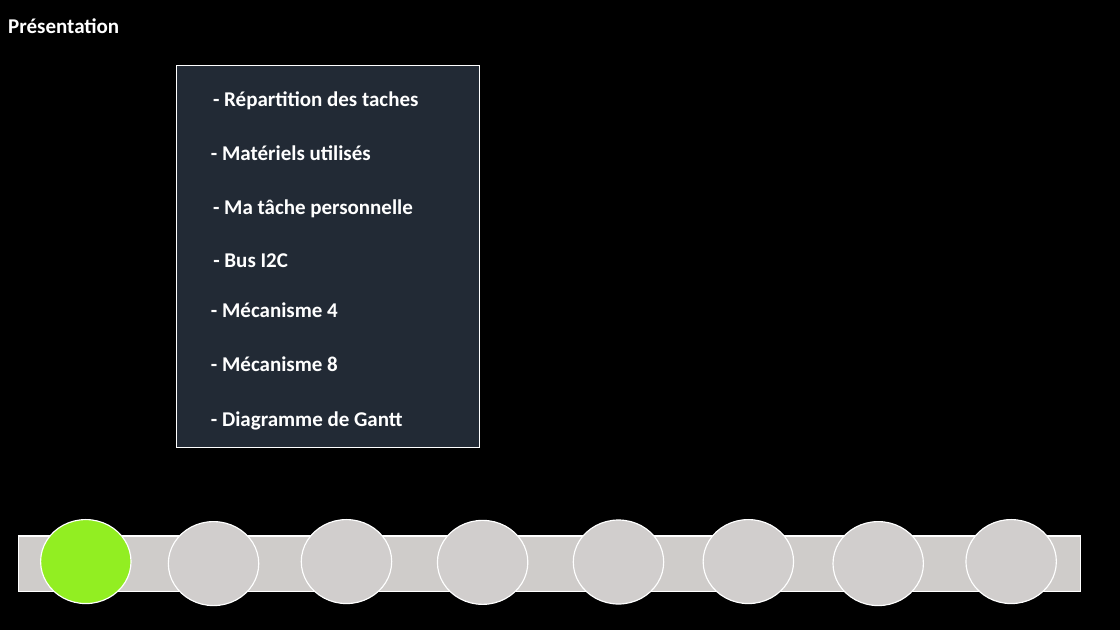
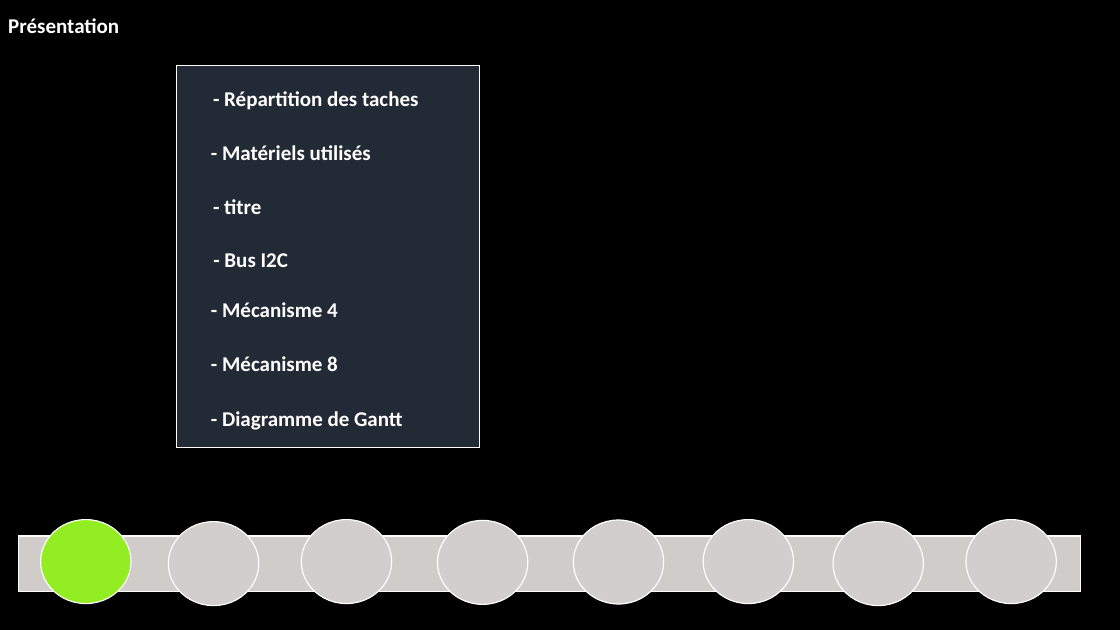
Before and after one commit to corentin-breny/Systeme_Escape_Game_13emePorte, a slide deck: slide 2 of Etudiants/Constantin/Constantin.MInos.RDPno1.pptx. Drawn at 1120x630 pixels with LibreOffice and Linux fonts; fonts in the diff are those of the drawing; background and template pictures are left out. Boxes give left, top, right and bottom in pixels: in the first picture for what was removed or moved away, otherwise in the second. Text is boxed around its words. In the diff, an @@ line names an element or a change of style, - is before the commit and + after.

```diff
--- a/Etudiants/Constantin/Constantin.MInos.RDPno1.pptx
+++ b/Etudiants/Constantin/Constantin.MInos.RDPno1.pptx
@@ text at bbox=[224, 199, 261, 214]: text changed @@
-- Ma tâche personnelle
+- titre
```
Also in this commit, not shown: 3 other files.
